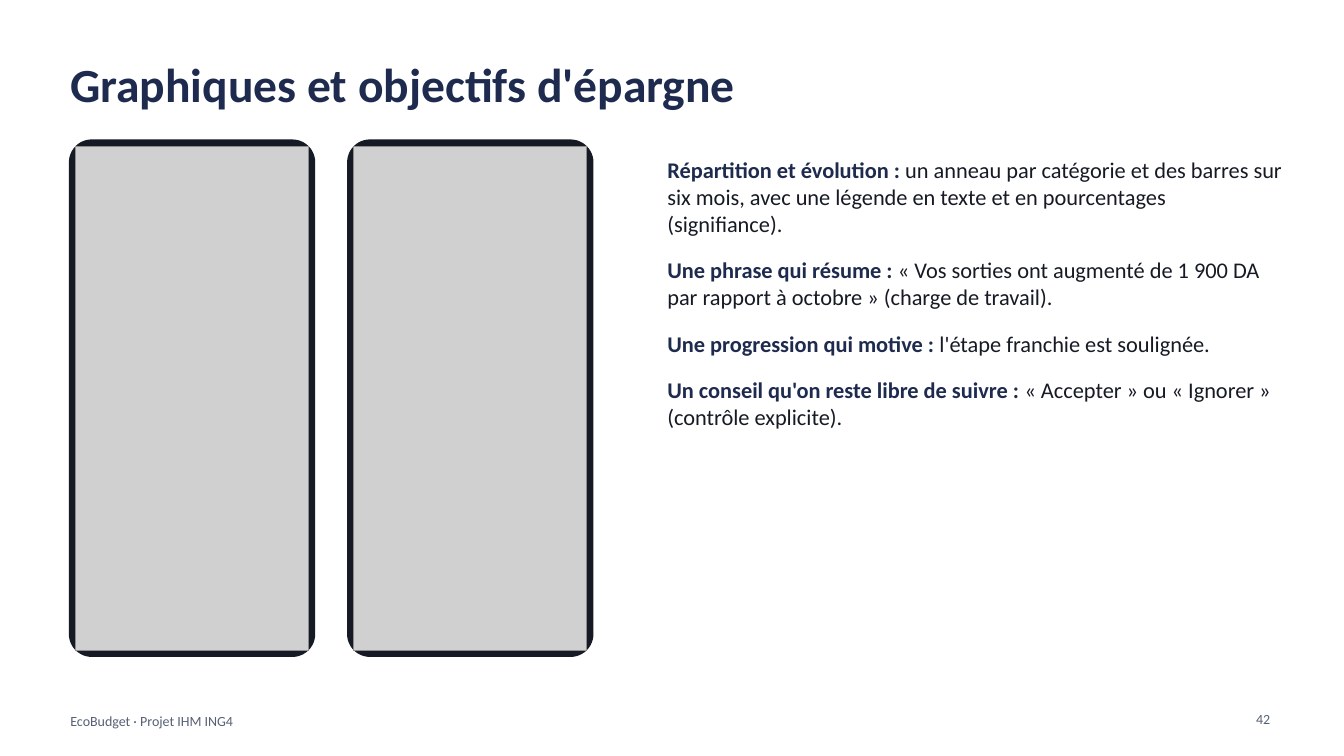
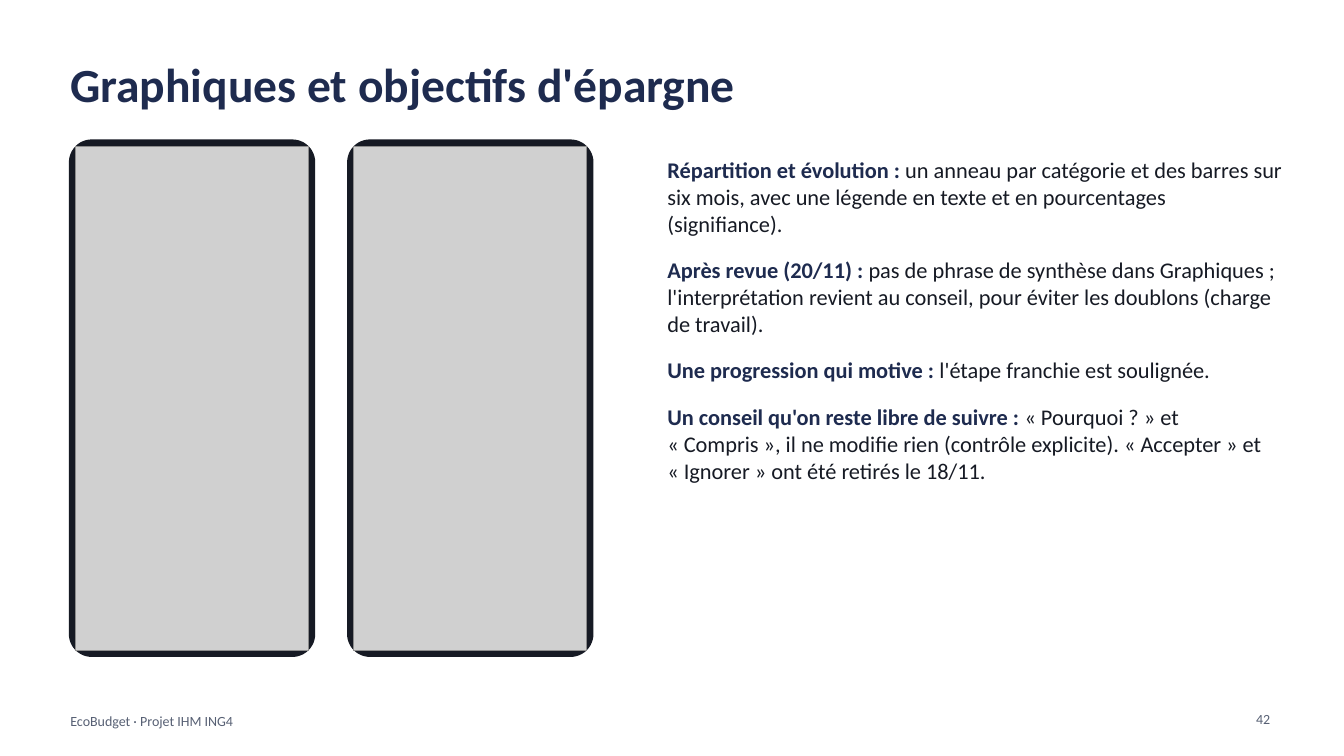
Before and after one commit to kaderouadahi/EcoBudget, a slide deck: slide 42 of livrables/EcoBudget.pptx. Drawn at 1344x756 pixels with LibreOffice and Linux fonts; fonts in the diff are those of the drawing; grey boxes stand for pictures. Boxes give left, top, right and bottom in pixels: in the first picture for what was removed or moved away, otherwise in the second. Text is boxed around its words. In the diff, an @@ line names an element or a change of style, - is before the commit and + after.

Commit message:
docs: diaporama, parties 08, 09 et 11, diapositives corrigées après H9

```diff
--- a/livrables/EcoBudget.pptx
+++ b/livrables/EcoBudget.pptx
@@ text at box(667, 261, 1272, 335): text changed @@
-Une phrase qui résume : « Vos sorties ont augmenté de 1 900 DA par rapport à octobre » (charge de travail).
+Après revue (20/11) : pas de phrase de synthèse dans Graphiques ; l'interprétation revient au conseil, pour éviter les doublons (charge de travail).
@@ text at box(667, 409, 1261, 483): text changed @@
-Un conseil qu'on reste libre de suivre : « Accepter » ou « Ignorer » (contrôle explicite).
+Un conseil qu'on reste libre de suivre : « Pourquoi ? » et « Compris », il ne modifie rien (contrôle explicite). « Accepter » et « Ignorer » ont été retirés le 18/11.
```
Also in this commit, not shown: 9 other slides changed, 7 slides added.
